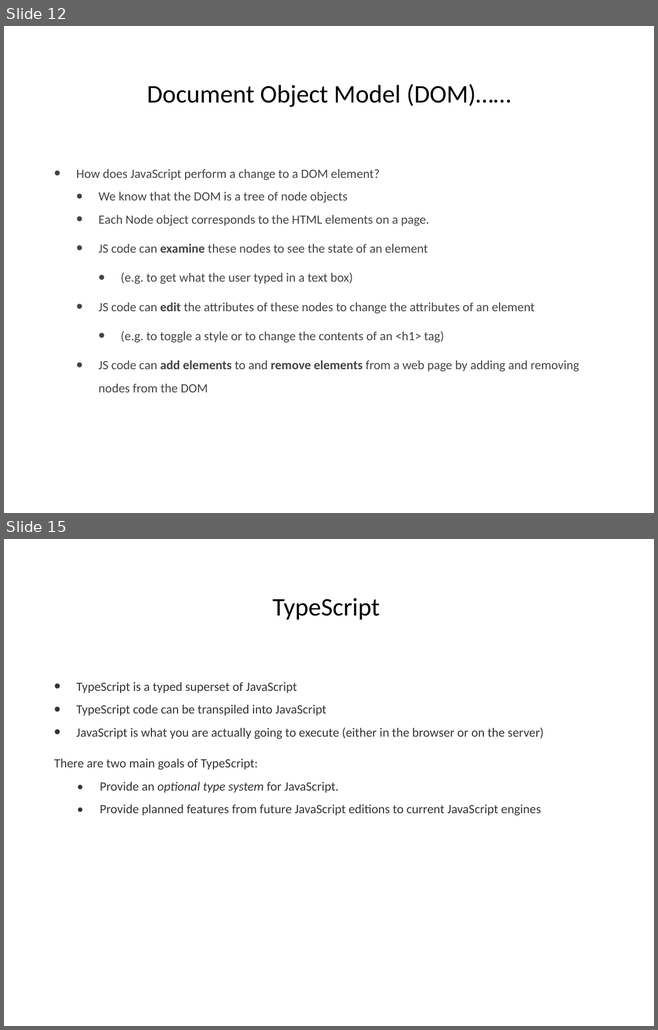
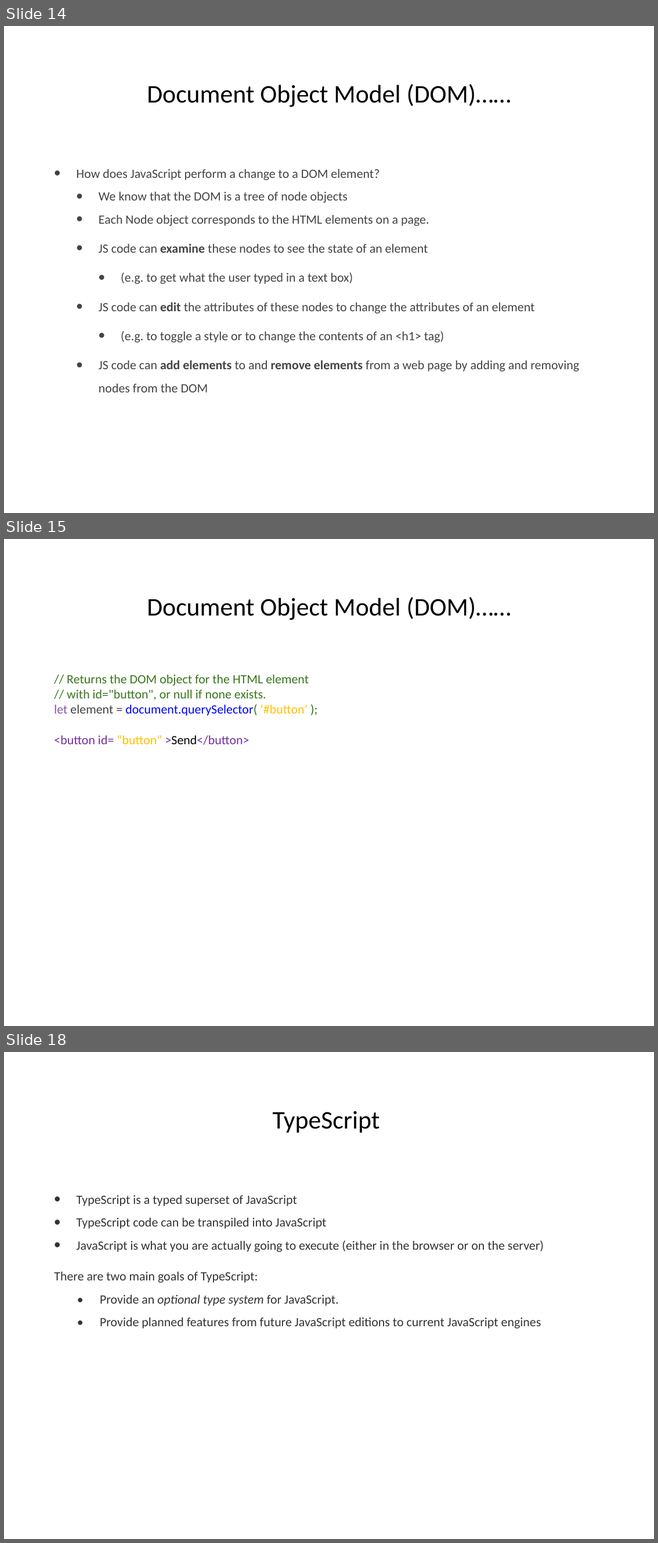
Before and after one commit to hogeschool/Development-5, a slide deck: Lectures/Lecture5/lesson5.pptx. Shown one above the other, each under a label of ours: slides 12 and 15 before the commit, slides 14, 15 and 18 after it; the slides between them are not shown. The pictures are 658x1030 and 658x1543 pixels, drawn with LibreOffice and Linux fonts; fonts in the diff are those of the drawing. Boxes give left, top, right and bottom in pixels: in the first picture for what was removed or moved away, otherwise in the second. Text is boxed around its words. In the diff, an @@ line names an element or a change of style, - is before the commit and + after.

```diff
--- a/Lectures/Lecture5/lesson5.pptx
+++ b/Lectures/Lecture5/lesson5.pptx
@@ slide 15 added at bbox=[4, 539, 654, 1026], background #FFFFFF @@
@@ title added at bbox=[147, 597, 511, 620], 40 pt, text #000000 @@
+Document Object Model (DOM)……
@@ text added at bbox=[54, 674, 308, 745], 20 pt, text #38761D @@
+// Returns the DOM object for the HTML element
+// with id="button", or null if none exists.
+let element = document.querySelector( ‘#button’ );
+<button id= “button” >Send</button>
@@ what was slide 12 is now slide 14 @@
@@ what was slide 15 is now slide 18 @@
```
Also in this commit, not shown: 9 slides changed, 12 other slides added.
